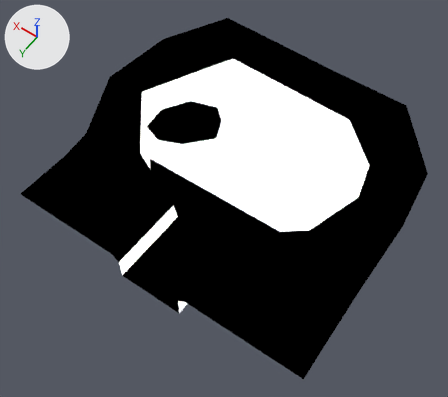
The Blender file Assets/Models/Maps/Boundry1.blend as it was, and as the next commit left it.
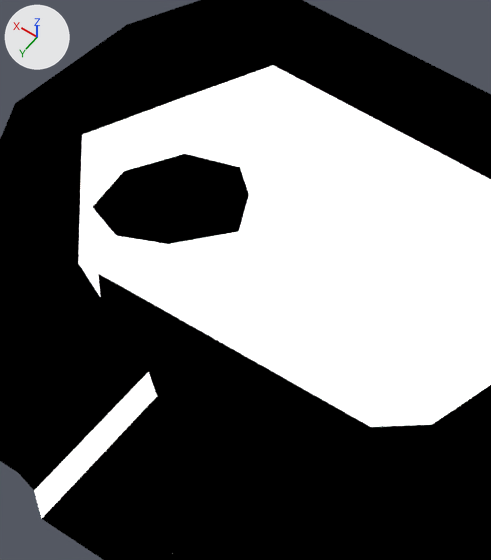
Each version appears first whole from a 50 mm lens placed at (-30.2, 47.5, 70.8), pointed at (1.8, 2.7, 0.4), and next in a close-up on the part from 23% to 75% of the width and 7% to 74% of the height. The axes (+X, +Y, +Z) are drawn at upper left. The lights are the same throughout.

In view in the first close-up: 'Boundry1', 'Dotmap'.
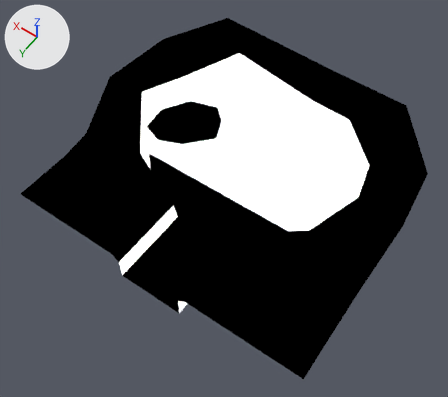
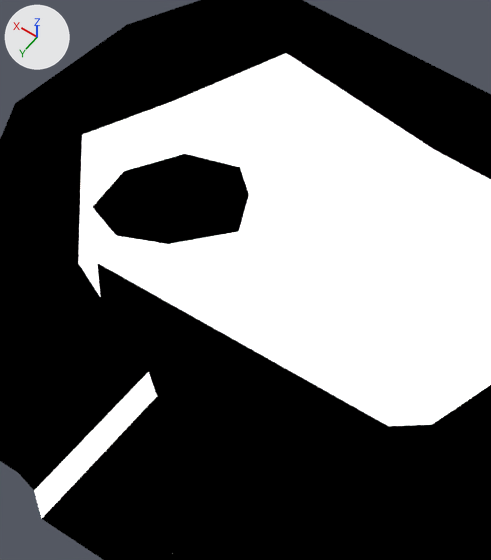
The change, as a diff of the scene's bpy script:
```diff
--- a/Assets/Models/Maps/Boundry1.blend.py
+++ b/Assets/Models/Maps/Boundry1.blend.py
@@ me_cube @@
 me_cube.from_pydata(...)  # 83 vertices, 83 faces; spans x -22.0..27.4, y -24.9..21.3, z -1.3..8.8
 # used by ob_boundry1; location = (0.0, 0.0, 0.0)
 # before: 11 (13.8, -16.6, 8.8) at pixel (273, 46), 53 (13.0, -15.1, 0.0) at pixel (269, 151), 55 (13.3, -15.9, 7.8) at pixel (273, 65)
+# me_cube part 1
+for i in [11, 53, 55]: me_cube.vertices[i].co += Vector((0.0, -1.7, 0.0))
 me_cube.materials.append(mat_pinetree)
@@ me_cube_001 @@
 me_cube_001.from_pydata(...)  # 33 vertices, 21 faces; spans x -13.8..20.4, y -17.1..21.3, z 0.0..2.1
 # used by ob_dotmap; location = (0.0, 0.0, 0.0)
-me_cube_001.vertices[14].co = (13.0, -15.1, 0.0)  # pixel (269, 151)
+# me_cube_001 part 2
+me_cube_001.vertices[14].co = (13.0, -16.8, 0.0)  # pixel (282, 138)
+# me_cube_001 part 3: texture (UV) coordinates of 21 of 21 faces, centred in x -11.6..16.9, y -14.8..15.2, z 0.0..2.0, changed; they spanned u 0.1..0.92, v 0.03..0.94 and now span u 0.06..0.93, v 0.01..1.0
 me_cube_001.materials.append(mat_dotmap)
```

What differs and where, as boxes [x1, y1, x2, y2] in the close-ups (491 x 560 px; the box of a moved part takes in the faces that stretch with it):
part 1 of me_cube, moved or reshaped: [127, 0, 485, 203] in both
part 2 of me_cube_001, moved or reshaped: before [186, 151, 421, 203]; after [185, 139, 421, 203]
part 3 of me_cube_001, surface changed (white to black): [42, 167, 491, 560] in both
